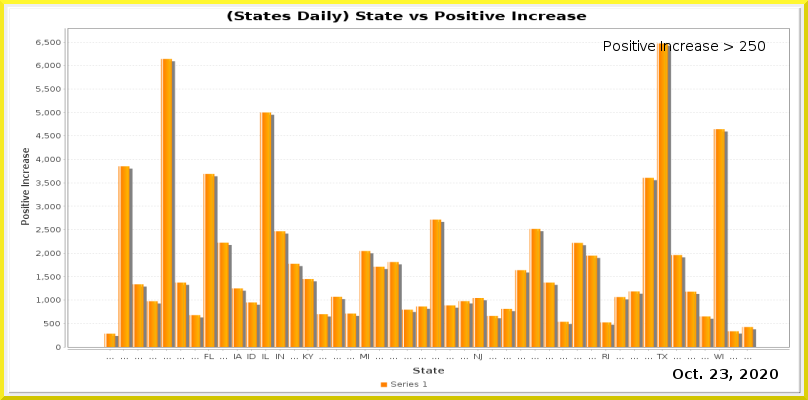
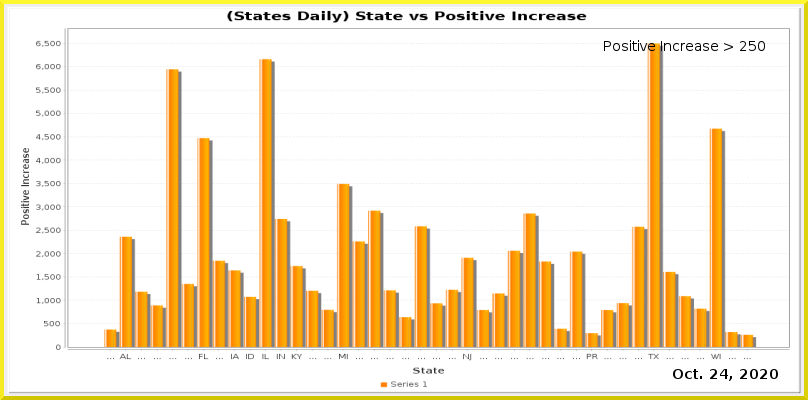
Layers edited between the first and the second 808x400 image:
painted on "Current Date" over [720, 369, 728, 379]
painted on "Date_vs_TestIncrease.png" over [36, 39, 790, 361]
